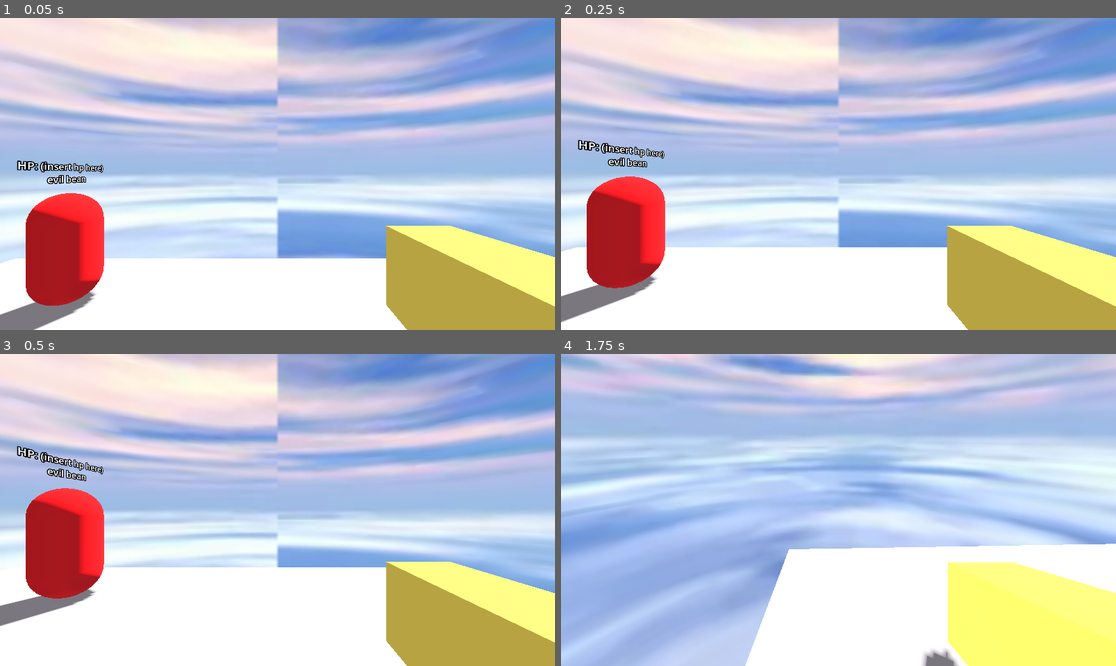
Above: before the commit, frames 1-4 (two rows, left to right).
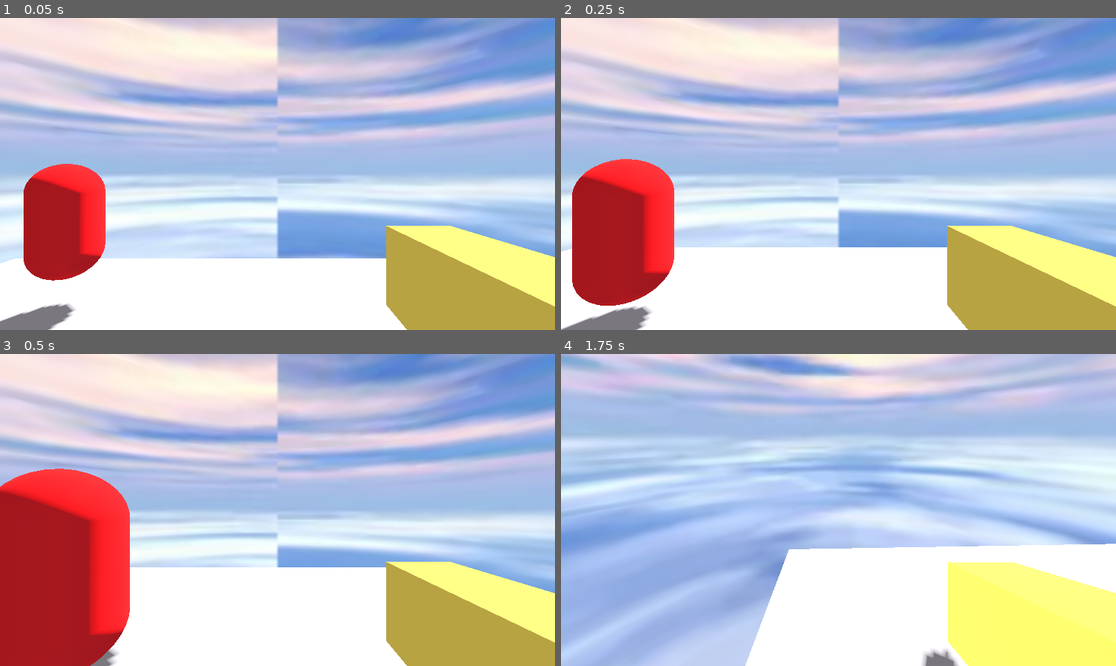
Above: after the commit, the same moments.

Repository: angrypig555/untitled-fighthing-game
Game: Godot game, scene res://levels/demo_area.tscn
Two runs of this game, one before a commit and one after it. Both use one fixed random seed, a clock stepped at 60 frames per second and the inputs below.
Inputs (mouse positions are in pixels of both pictures, inside the frame that each line leads up to):
- Up to frame 1 (0.05 s): no input
- Up to frame 2 (0.25 s): no input
- Up to frame 3 (0.5 s): no input
- Up to frame 4 (1.75 s): tap Enter (ui_accept) at 0.5, 0.77, 1.52 s; move the mouse to (960, 494) at 0.52 s; hold D (right) 0.53-1.28 s; click (960, 494) at 0.67 s; move the mouse to (810, 510) at 1.27 s; hold W (forward) from 1.28 s (still down)

The runs differ from the first frame. In frame 1, 4.0% of the frame differs, in the area x 0-20%, y 45-100%; in frame 2, 5.4%; in frame 3, 10%, in the area x 0-24%, y 29-100%; in frame 4, nothing differs.

Commit message:
make the evil bean move

Diff:
--- a/src/entities/evil_bean.tscn
+++ b/src/entities/evil_bean.tscn
@@ -1,4 +1,6 @@
 [gd_scene format=3 uid="uid://brosv3ehdweyd"]
+
+[ext_resource type="Script" uid="uid://cbfrophs73dbq" path="res://entities/scripts/evil_bean_handler.gd" id="1_ocnuk"]
 
 [sub_resource type="CapsuleMesh" id="CapsuleMesh_ge7tk"]
 
@@ -10,6 +12,7 @@
 [node name="Node3D" type="Node3D" unique_id=328470043]
 
 [node name="CharacterBody3D" type="CharacterBody3D" parent="." unique_id=1855792975]
+script = ExtResource("1_ocnuk")
 
 [node name="MeshInstance3D" type="MeshInstance3D" parent="CharacterBody3D" unique_id=387670752]
 mesh = SubResource("CapsuleMesh_ge7tk")
--- a/src/entities/player.tscn
+++ b/src/entities/player.tscn
@@ -73,7 +73,7 @@
 &"right_arm_swing": SubResource("Animation_rfe5m")
 }
 
-[node name="Player" type="Node3D" unique_id=17216726]
+[node name="Player" type="Node3D" unique_id=17216726 groups=["player"]]
 
 [node name="CharacterBody3D" type="CharacterBody3D" parent="." unique_id=2090077654]
 script = ExtResource("1_merdl")
--- /dev/null
+++ b/src/entities/scripts/evil_bean_handler.gd
@@ -0,0 +1,29 @@
+extends CharacterBody3D
+
+
+const SPEED = 5.0
+
+var player: Node3D = null
+
+func _ready() -> void:
+	player = get_tree().get_first_node_in_group("player") as Node3D
+
+func _physics_process(delta: float) -> void:
+	if not is_on_floor():
+		velocity += get_gravity() * delta
+
+	if player:
+		var target_pos = player.global_position
+		target_pos.y = global_position.y
+		if global_position.distance_to(target_pos) > 0.1:
+			look_at(target_pos, Vector3.UP)
+		var direction = (target_pos - global_position).normalized()
+		velocity.x = direction.x * SPEED
+		velocity.z = direction.z * SPEED
+	else:
+		velocity.x = move_toward(velocity.x, 0, SPEED)
+		velocity.z = move_toward(velocity.z, 0, SPEED)
+
+
+
+	move_and_slide()
--- a/src/levels/demo_area.tscn
+++ b/src/levels/demo_area.tscn
@@ -41,4 +41,4 @@
 transform = Transform3D(1, 0, 0, 0, 1, 0, 0, 0, 1, 1.4380677, 1.7903268, -0.25191855)
 
 [node name="Node3D" parent="." unique_id=328470043 instance=ExtResource("3_aov5h")]
-transform = Transform3D(1, 0, 0, 0, 1, 0, 0, 0, 1, -2.445878, 1.015873, -4.0281544)
+transform = Transform3D(1, 0, 0, 0, 1, 0, 0, 0, 1, -2.445878, 1.5595441, -4.0281544)
--- a/src/project.godot
+++ b/src/project.godot
@@ -22,6 +22,10 @@
 [editor_plugins]
 
 enabled=PackedStringArray("res://addons/godot_super-wakatime/plugin.cfg")
+
+[global_group]
+
+player=""
 
 [input]
 
Not shown, added: src/entities/scripts/evil_bean_handler.gd.uid
